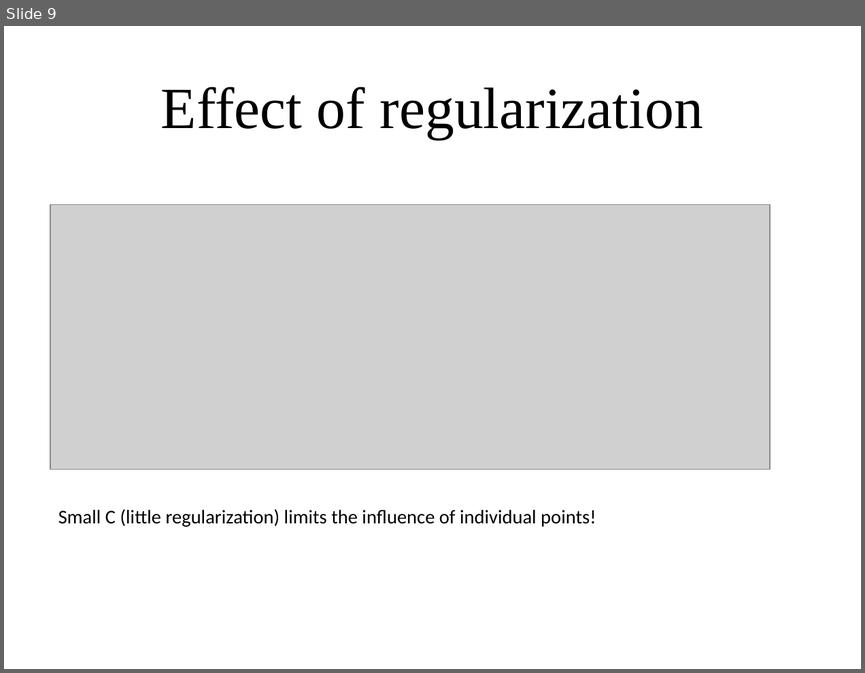
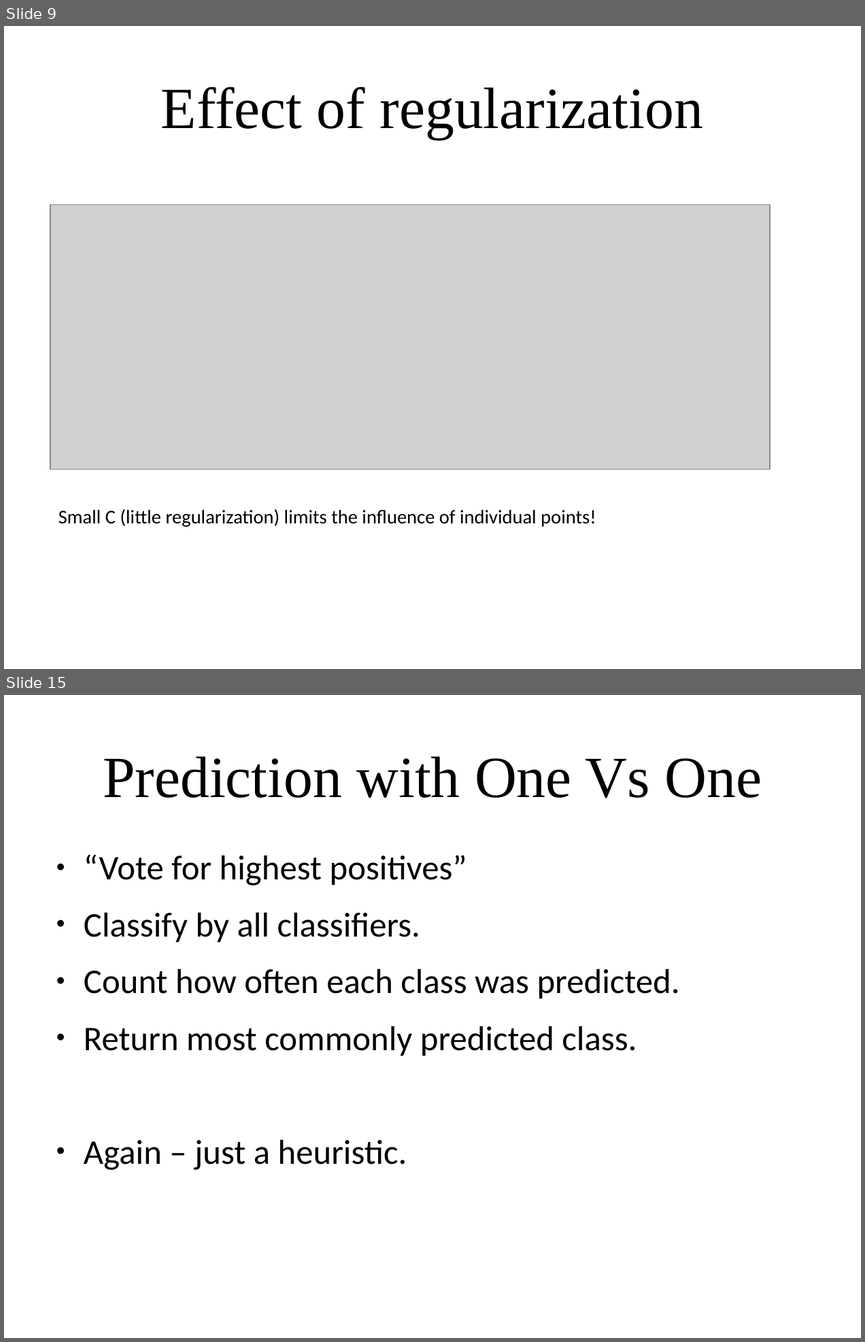
Before and after one commit to amueller/applied_ml_spring_2017, a slide deck: slides/aml-06-020617.odp. Shown one above the other, each under a label of ours: slide 9 before the commit, slides 9 and 15 after it; the slides between them are not shown. The pictures are 865x673 and 865x1342 pixels, drawn with LibreOffice and Linux fonts; fonts in the diff are those of the drawing; grey boxes stand for pictures. Boxes give left, top, right and bottom in pixels: in the first picture for what was removed or moved away, otherwise in the second. Text is boxed around its words. In the diff, an @@ line names an element or a change of style, - is before the commit and + after.

```diff
--- a/slides/aml-06-020617.odp
+++ b/slides/aml-06-020617.odp
@@ slide 15 added at bbox=[4, 695, 861, 1338], background #FFFFFF @@
@@ title added at bbox=[103, 756, 762, 798], 54 pt, text #000000 @@
+Prediction with One Vs One
@@ text added at bbox=[84, 854, 680, 1170], 32 pt, text #000000 @@
+● “Vote for highest positives”
+● Classify by all classifiers.
+● Count how often each class was predicted.
+● Return most commonly predicted class.
+● Again – just a heuristic.
```
Also in this commit, not shown: 1 slide changed, 9 other slides added, 1 slide removed, 1 other file.
